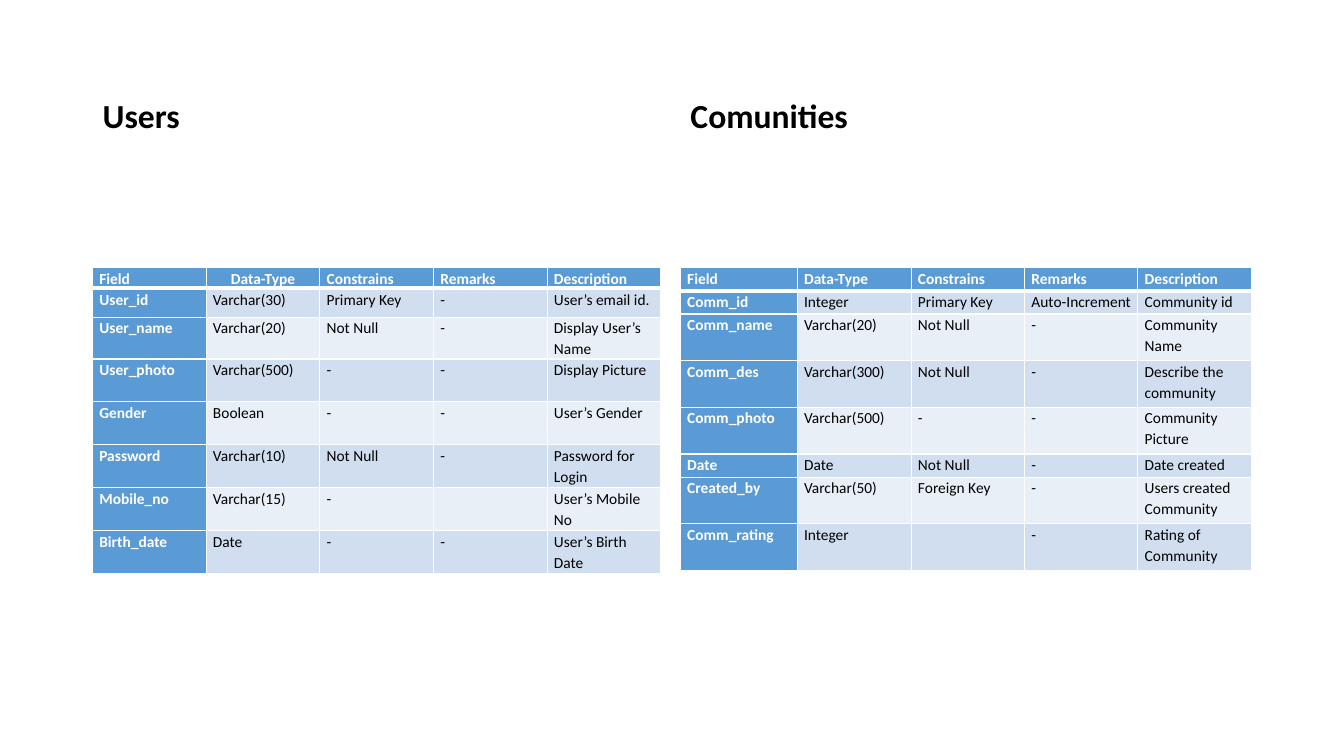
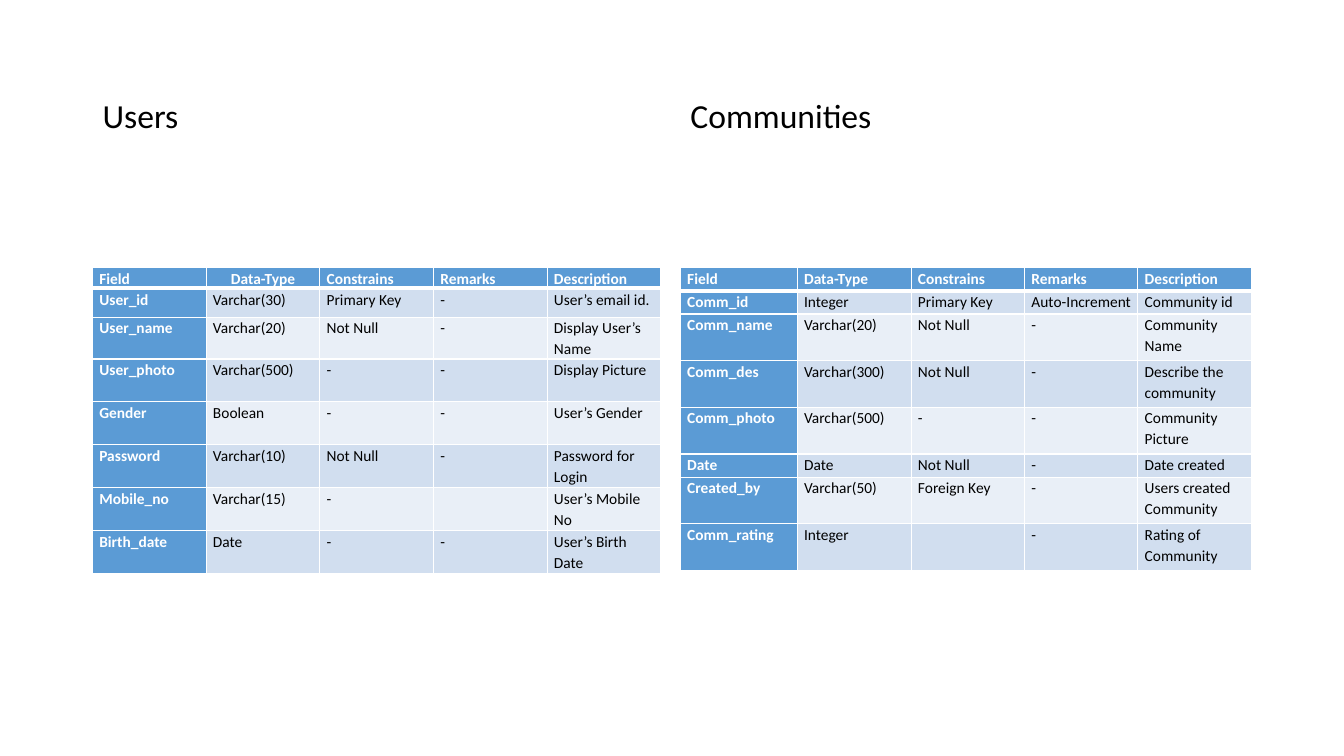
Before and after one commit to zeel91297/Project-Documents, a slide deck: slide 29 of Sem 5/Let’s Meet.pptx. Drawn at 1344x756 pixels with LibreOffice and Linux fonts; fonts in the diff are those of the drawing; background and template pictures are left out. Boxes give left, top, right and bottom in pixels: in the first picture for what was removed or moved away, otherwise in the second. Text is boxed around its words. In the diff, an @@ line names an element or a change of style, - is before the commit and + after.

```diff
--- a/Sem 5/Let’s Meet.pptx
+++ b/Sem 5/Let’s Meet.pptx
@@ text "Users" at box(103, 106, 179, 129): bold off @@
@@ text at box(690, 104, 871, 129): text changed; bold off @@
-Comunities
+Communities
```
Also in this commit, not shown: 13 other slides changed, 1 slide added, 19 other files.
